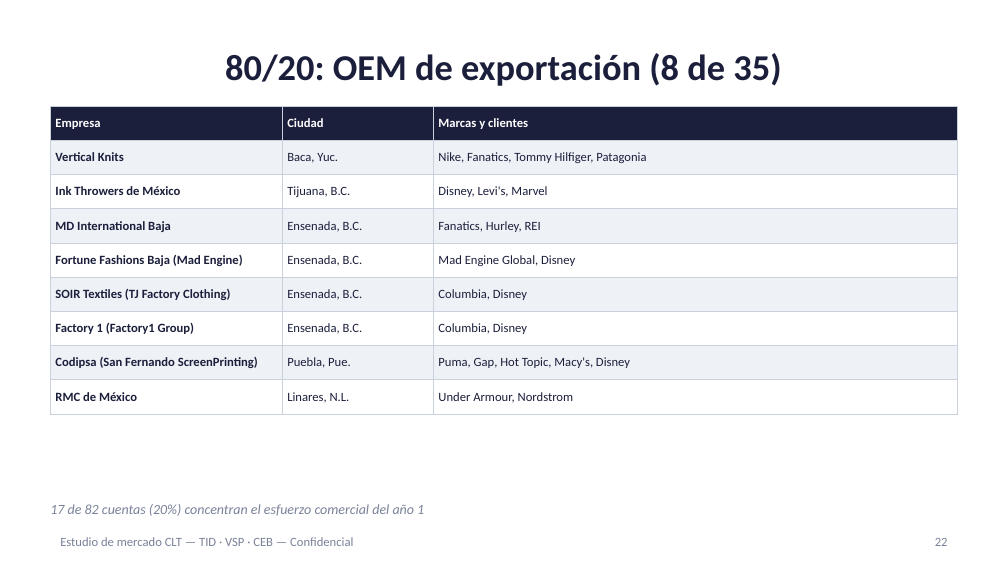
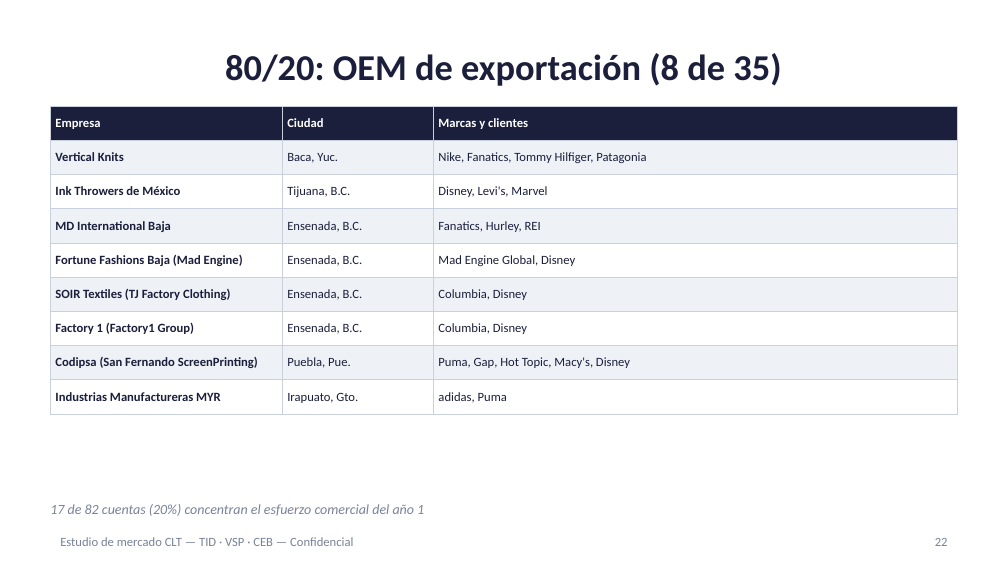
Before and after one commit to carlosmoreno793508/Cosas-Carlos, a slide deck: slide 22 of propuesta-clt/Estudio_Mercado_CLT_Mexico_Latam_ES.pptx. Drawn at 1008x567 pixels with LibreOffice and Linux fonts; fonts in the diff are those of the drawing. Boxes give left, top, right and bottom in pixels: in the first picture for what was removed or moved away, otherwise in the second. Text is boxed around its words. In the diff, an @@ line names an element or a change of style, - is before the commit and + after.

```diff
--- a/propuesta-clt/Estudio_Mercado_CLT_Mexico_Latam_ES.pptx
+++ b/propuesta-clt/Estudio_Mercado_CLT_Mexico_Latam_ES.pptx
@@ table at [50,106,958,407] @@
-row 9: RMC de México | Linares, N.L. | Under Armour, Nordstrom
+row 9: Industrias Manufactureras MYR | Irapuato, Gto. | adidas, Puma
```
Also in this commit, not shown: 4 other slides changed, 24 other files.
